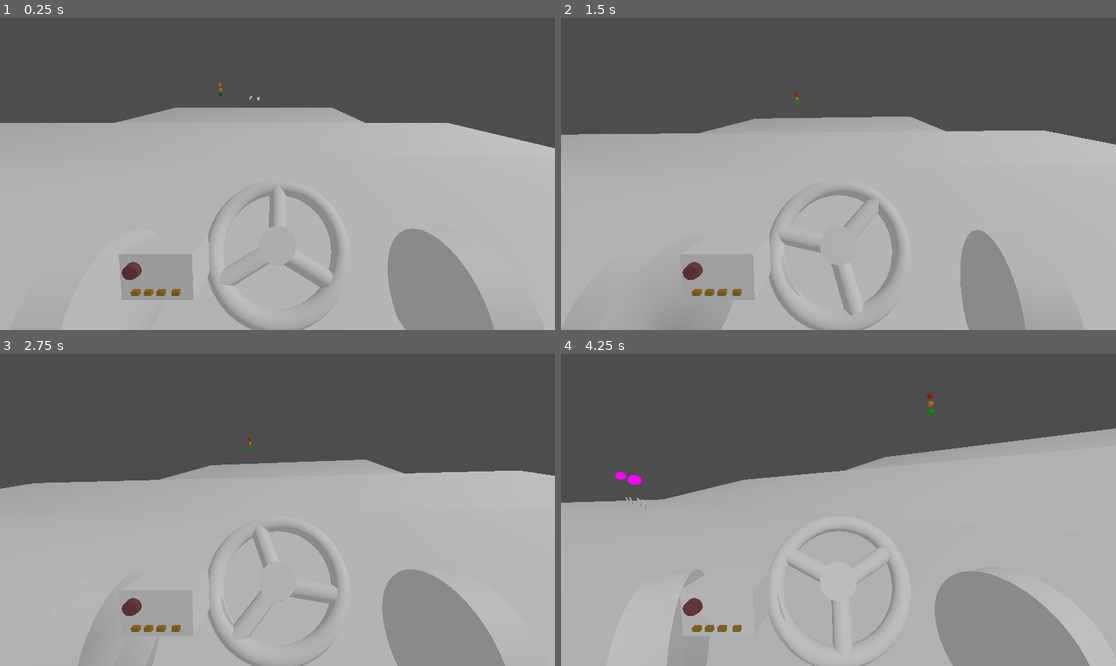
Above: before the commit, frames 1-4 (two rows, left to right).
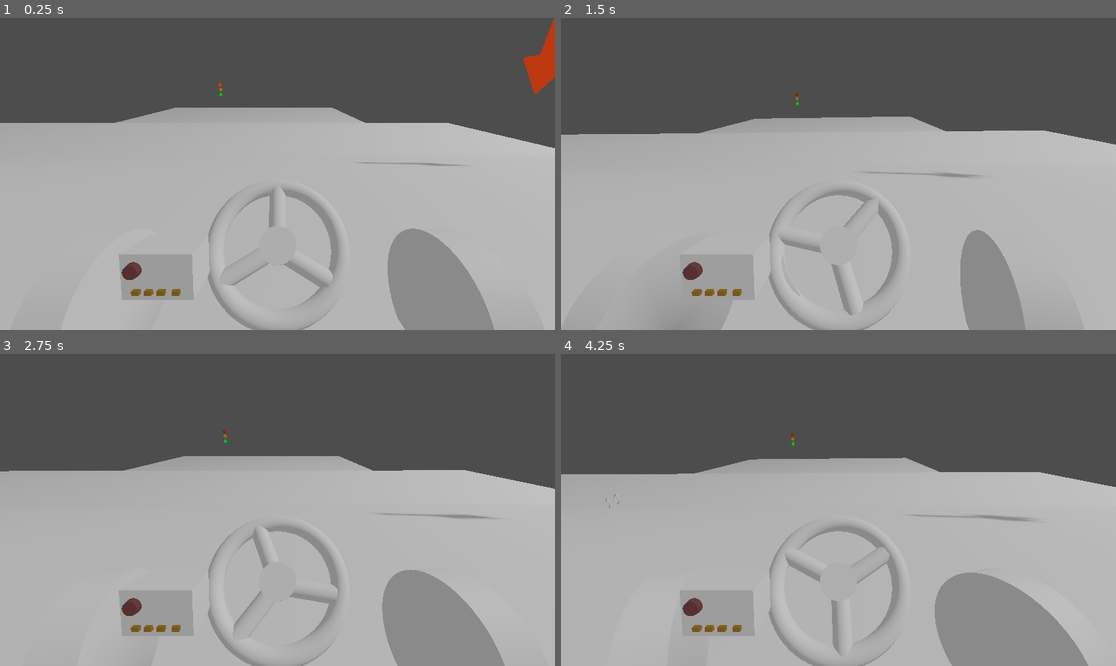
Above: after the commit, the same moments.

Repository: Lievven/connections
Game: Godot game, scene res://test_scene.tscn
The game is run twice, just before and just after one commit, with the same random seed, the same clock (stepped at 60 frames per second) and the same inputs.
Inputs (mouse positions are in pixels of both pictures, inside the frame that each line leads up to):
- Up to frame 1 (0.25 s): no input
- Up to frame 2 (1.5 s): move the mouse to (960, 158) at 0.52 s; hold Right 0.53-1.28 s; hold Ctrl (break) 0.53-1.28 s; click (960, 158) at 0.67 s; move the mouse to (727, 189) at 1.27 s; hold Down (ui_down) from 1.28 s (still down); tap Ctrl (break) at 1.35 s
- Up to frame 3 (2.75 s): move the mouse to (333, 441) at 2.02 s; release Down (ui_down) at 2.03 s; hold Right from 2.03 s (still down); hold Ctrl (break) from 2.03 s (still down)
- Up to frame 4 (4.25 s): move the mouse to (810, 572) at 2.77 s; release Right at 2.78 s; release Ctrl (break) at 2.78 s; hold Space (accelerate) 2.78-3.53 s; tap Ctrl (break) at 2.85 s; click (810, 572) at 2.92 s; move the mouse to (1005, 556) at 3.52 s; hold Left from 3.53 s (still down); hold Ctrl (break) from 3.53 s (still down)

The runs differ from the first frame. In frame 1, 0.7% of the frame differs, in the area x 39-100%, y 0-48%; in frame 2, 0.1%; in frame 3, 3.2%; in frame 4, 8.6%, in the area x 0-100%, y 12-100%.

Commit message:
Reworked bike braking system, added checkpoints

Diff:
--- a/bike_spawner.gd
+++ b/bike_spawner.gd
@@ -3,6 +3,7 @@
 
 @export var entry_path: ChoicePath
 @export var bike_scene: PackedScene
+@export var spawn_cooldown: float = 1
 
 var spawn_timer = 0
 
@@ -13,7 +14,7 @@
 		return
 	if not has_overlapping_bodies():
 		spawn_bike()
-		spawn_timer = 1
+		spawn_timer = spawn_cooldown
 
 
 func spawn_bike():
--- a/bike_spawner.tscn
+++ b/bike_spawner.tscn
@@ -8,3 +8,4 @@
 collision_mask = 8
 script = ExtResource("1_0fhwy")
 bike_scene = ExtResource("2_o0hno")
+spawn_cooldown = 2.0
--- /dev/null
+++ b/checkpoint.gd
@@ -0,0 +1,34 @@
+class_name Checkpoint
+extends Area3D
+
+@export var next_checkpoint: Checkpoint
+@export var is_active = false
+
+
+func _ready()-> void:
+	visible = false
+	if is_active:
+		activate_checkpoint()
+
+
+func activate_checkpoint():
+	is_active = true
+	visible = true
+	var arrow_hover = get_tree().create_tween()
+	arrow_hover.set_ease(Tween.EASE_IN_OUT)
+	arrow_hover.set_trans(Tween.TRANS_QUAD)
+	arrow_hover.tween_property($Arrow, "position", Vector3(0, 5, 0), 1.2)
+	arrow_hover.tween_property($Arrow, "position", Vector3(0, 0, 0), 1.2)
+	arrow_hover.set_loops()
+	arrow_hover.bind_node(self)
+
+
+func _on_body_entered(body: Node3D) -> void:
+	if not is_active:
+		return
+
+	if next_checkpoint:
+		next_checkpoint.activate_checkpoint()
+		queue_free()
+
+	print("WE HAVE A WINNER")
--- /dev/null
+++ b/checkpoint.tscn
@@ -0,0 +1,29 @@
+[gd_scene format=3 uid="uid://hqh8o2gdyqi"]
+
+[ext_resource type="Material" uid="uid://cc1rverjnfna8" path="res://checkpoint_arrow_material.tres" id="1_luqgl"]
+[ext_resource type="Script" uid="uid://dbu3o3jdea6cg" path="res://checkpoint.gd" id="1_r6hke"]
+
+[sub_resource type="CylinderMesh" id="CylinderMesh_njsvn"]
+top_radius = 1.0
+bottom_radius = 0.0
+
+[sub_resource type="CylinderMesh" id="CylinderMesh_luqgl"]
+top_radius = 0.4
+bottom_radius = 0.4
+height = 4.0
+
+[node name="Checkpoint" type="Area3D" unique_id=217588542]
+collision_layer = 0
+collision_mask = 4
+script = ExtResource("1_r6hke")
+
+[node name="Arrow" type="MeshInstance3D" parent="." unique_id=682527173]
+mesh = SubResource("CylinderMesh_njsvn")
+surface_material_override/0 = ExtResource("1_luqgl")
+
+[node name="MeshInstance3D" type="MeshInstance3D" parent="Arrow" unique_id=531838497]
+transform = Transform3D(1, 0, 0, 0, 1, 0, 0, 0, 1, 0, 2.4, 0)
+mesh = SubResource("CylinderMesh_luqgl")
+surface_material_override/0 = ExtResource("1_luqgl")
+
+[connection signal="body_entered" from="." to="." method="_on_body_entered"]
--- /dev/null
+++ b/checkpoint_arrow_material.tres
@@ -0,0 +1,7 @@
+[gd_resource type="StandardMaterial3D" format=3 uid="uid://cc1rverjnfna8"]
+
+[resource]
+albedo_color = Color(0.68, 0.20060006, 0.06800002, 1)
+emission_enabled = true
+emission = Color(0.6784314, 0.2, 0.06666667, 1)
+emission_energy_multiplier = 0.5
--- a/choice_path.gd
+++ b/choice_path.gd
@@ -3,11 +3,15 @@
 
 @export var traffic_light: TrafficLight
 @export var connections: Array[ChoicePath]
-@export var entry_points: Array[int]
 @export var bake_interval: float = 3.0
 @export var max_bikes = 0
 
 var bikes_inside = 0
+
+var last_bike: CharacterBike = null
+
+# DEPRECATED
+var entry_points: Array[int]
 
 
 func _ready() -> void:
@@ -16,6 +20,14 @@
 
 func is_occupied() -> bool:
 	return max_bikes > 0 and bikes_inside >= max_bikes
+
+
+func register_bike(new_bike: CharacterBike) -> CharacterBike:
+	var previous_bike = last_bike
+	last_bike = new_bike
+	if previous_bike:
+		return previous_bike
+	return null
 
 
 func stop_bike(target_point: Vector3) -> bool:
@@ -74,6 +86,7 @@
 	return traffic_light.state != TrafficLight.StopLight.RED
 
 
+# DEPRECATED
 func get_closest_entry(point: Vector3) -> int:
 	var closest_entry = null
 	var entry_distance = INF
--- a/test_scene.tscn
+++ b/test_scene.tscn
@@ -1,9 +1,7 @@
 [gd_scene format=3 uid="uid://bvd6yq4ljpman"]
 
-[ext_resource type="PackedScene" uid="uid://cgcsce65t5trh" path="res://vehicles/car_body.tscn" id="1_uhqqe"]
-[ext_resource type="PackedScene" uid="uid://bv6dy8wlbfkvf" path="res://vehicles/car_physics.tscn" id="2_ia1lp"]
 [ext_resource type="PackedScene" uid="uid://c4845dvr05npt" path="res://vehicles/vehicle_body.tscn" id="3_sasra"]
-[ext_resource type="PackedScene" uid="uid://w6slt0xag2uf" path="res://vehicles/bike.tscn" id="4_coq8p"]
+[ext_resource type="PackedScene" uid="uid://hqh8o2gdyqi" path="res://checkpoint.tscn" id="5_2nij2"]
 [ext_resource type="Script" uid="uid://b3i36872q1ksy" path="res://choice_path.gd" id="6_7cbxl"]
 [ext_resource type="PackedScene" uid="uid://bq72yucdwefcj" path="res://bike_spawner.tscn" id="6_8pr8v"]
 [ext_resource type="PackedScene" uid="uid://duwyyuvh5oc7d" path="res://traffic_light.tscn" id="7_8pr8v"]
@@ -48,10 +46,17 @@
 
 [sub_resource type="Curve3D" id="Curve3D_vr1i5"]
 _data = {
-"points": PackedVector3Array(0, 0, 0, 0, 0, 0, 0, 0, 0, 0, 0, 0, 0, 0, 0, -65, 1, -5, 0, 0, 0, 0, 0, 0, -51, 1, 60, 0, 0, 0, 0, 0, 0, 5, 1, 89),
+"points": PackedVector3Array(0, 0, 0, 0, 0, 0, -54, 0, -14, 0, 0, 0, 0, 0, 0, -65, 1, -5, 0, 0, 0, 0, 0, 0, -51, 1, 60, 0, 0, 0, 0, 0, 0, 5, 1, 89),
 "tilts": PackedFloat32Array(0, 0, 0, 0)
 }
 point_count = 4
+
+[sub_resource type="Curve3D" id="Curve3D_coq8p"]
+_data = {
+"points": PackedVector3Array(0, 0, 0, 0, 0, 0, 0, 0, 0, 0, 0, 0, 0, 0, 0, -24.03187, 6.6499863, 4.747452, 0, 0, 0, 0, 0, 0, -37.91331, -3.3049736, 0.38732147),
+"tilts": PackedFloat32Array(0, 0, 0)
+}
+point_count = 3
 
 [sub_resource type="CylinderShape3D" id="CylinderShape3D_buypi"]
 height = 5.0
@@ -61,6 +66,10 @@
 height = 10.0
 radius = 5.0
 
+[sub_resource type="CylinderShape3D" id="CylinderShape3D_2nij2"]
+height = 20.0
+radius = 5.0
+
 [node name="Node3D" type="Node3D" unique_id=858228603]
 
 [node name="Node3D" type="Node3D" parent="." unique_id=1863484585]
@@ -116,12 +125,6 @@
 
 [node name="MeshInstance3D" type="MeshInstance3D" parent="Node3D/StaticBody3D5" unique_id=1723058452]
 mesh = SubResource("PlaneMesh_ia1lp")
-
-[node name="CarBody" parent="." unique_id=952131387 instance=ExtResource("1_uhqqe")]
-transform = Transform3D(1, 0, 0, 0, 1, 0, 0, 0, 1, -9, 12.482014, 38.84033)
-
-[node name="CarPhysics" parent="." unique_id=2122341670 instance=ExtResource("2_ia1lp")]
-transform = Transform3D(-1.0000001, 0, -2.9802322e-08, 0, 1, 0, 2.9802322e-08, 0, -1.0000001, 8, 9.302689, -32.86922)
 
 [node name="WorldEnvironment" type="WorldEnvironment" parent="." unique_id=1799325901]
 environment = SubResource("Environment_ia1lp")
@@ -138,15 +141,11 @@
 [node name="Camera3D" type="Camera3D" parent="VehicleBody3D" unique_id=72373042]
 transform = Transform3D(-1, -7.619396e-09, 8.70901e-08, 0, 0.99619466, 0.08715573, -8.742278e-08, 0.08715573, -0.99619466, 0, 1, 0)
 
-[node name="Bike" parent="." unique_id=469826072 instance=ExtResource("4_coq8p")]
-transform = Transform3D(1, 0, 0, 0, 1, 0, 0, 0, 1, 16, 9, 44)
-
 [node name="ChoicePath" type="Path3D" parent="." unique_id=1315854618 node_paths=PackedStringArray("connections")]
 transform = Transform3D(1, 0, 0, 0, 1, 0, 0, 0, 1, 0, 8, 39)
 curve = SubResource("Curve3D_8pr8v")
 script = ExtResource("6_7cbxl")
 connections = [NodePath("ChoicePath4"), NodePath("ChoicePath2")]
-entry_points = Array[int]([0])
 metadata/_custom_type_script = "uid://b3i36872q1ksy"
 
 [node name="ChoicePath4" type="Path3D" parent="ChoicePath" unique_id=747784266 node_paths=PackedStringArray("connections")]
@@ -154,7 +153,6 @@
 curve = SubResource("Curve3D_rpuu0")
 script = ExtResource("6_7cbxl")
 connections = [NodePath("../ChoicePath")]
-entry_points = Array[int]([0])
 max_bikes = 3
 metadata/_custom_type_script = "uid://b3i36872q1ksy"
 
@@ -163,8 +161,7 @@
 curve = SubResource("Curve3D_buypi")
 script = ExtResource("6_7cbxl")
 traffic_light = NodePath("../../TrafficLight")
-connections = [NodePath("../ChoicePath3")]
-entry_points = Array[int]([0])
+connections = [NodePath("../ChoicePath5")]
 metadata/_custom_type_script = "uid://b3i36872q1ksy"
 
 [node name="ChoicePath2" type="Path3D" parent="ChoicePath" unique_id=1126348419 node_paths=PackedStringArray("connections")]
@@ -172,14 +169,19 @@
 curve = SubResource("Curve3D_njel3")
 script = ExtResource("6_7cbxl")
 connections = [NodePath("../ChoicePath3")]
-entry_points = Array[int]([0])
 metadata/_custom_type_script = "uid://b3i36872q1ksy"
 
 [node name="ChoicePath3" type="Path3D" parent="ChoicePath" unique_id=1012526824]
 transform = Transform3D(1, 0, 0, 0, 1, 0, 0, 0, 1, 31, -6, -114)
 curve = SubResource("Curve3D_vr1i5")
 script = ExtResource("6_7cbxl")
-entry_points = Array[int]([0, 1])
+metadata/_custom_type_script = "uid://b3i36872q1ksy"
+
+[node name="ChoicePath5" type="Path3D" parent="ChoicePath" unique_id=1034848467 node_paths=PackedStringArray("connections")]
+transform = Transform3D(1, 0, 0, 0, 1, 0, 0, 0, 1, 26, 0, -135)
+curve = SubResource("Curve3D_coq8p")
+script = ExtResource("6_7cbxl")
+connections = [NodePath("../ChoicePath3")]
 metadata/_custom_type_script = "uid://b3i36872q1ksy"
 
 [node name="BikeSpawner" parent="ChoicePath" unique_id=1282200984 node_paths=PackedStringArray("entry_path") instance=ExtResource("6_8pr8v")]
@@ -189,9 +191,6 @@
 [node name="CollisionShape3D" type="CollisionShape3D" parent="ChoicePath/BikeSpawner" unique_id=1705509138]
 shape = SubResource("CylinderShape3D_buypi")
 
-[node name="Camera3D" type="Camera3D" parent="." unique_id=1858044562]
-transform = Transform3D(1, 0, 0, 0, 0.9659259, 0.25881907, 0, -0.25881907, 0.9659258, 0, 19, 50)
-
 [node name="TrafficLight" parent="." unique_id=1422616034 node_paths=PackedStringArray("blocked_intersection") instance=ExtResource("7_8pr8v")]
 transform = Transform3D(1, 0, 0, 0, 1, 0, 0, 0, 1, 6, 9, 0)
 blocked_intersection = NodePath("Area3D")
@@ -202,3 +201,38 @@
 [node name="CollisionShape3D" type="CollisionShape3D" parent="TrafficLight/Area3D" unique_id=766161198]
 transform = Transform3D(1, 0, 0, 0, 1, 0, 0, 0, 1, -6, 0, -1)
 shape = SubResource("CylinderShape3D_8pr8v")
+
+[node name="Checkpoint" parent="." unique_id=217588542 node_paths=PackedStringArray("next_checkpoint") instance=ExtResource("5_2nij2")]
+transform = Transform3D(1, 0, 0, 0, 1, 0, 0, 0, 1, 30, 9, 22)
+next_checkpoint = NodePath("../Checkpoint2")
+is_active = true
+
+[node name="CollisionShape3D" type="CollisionShape3D" parent="Checkpoint" unique_id=1927727473]
+transform = Transform3D(1, 0, 0, 0, 1, 0, 0, 0, 1, 0, -6, 0)
+shape = SubResource("CylinderShape3D_2nij2")
+
+[node name="Checkpoint2" parent="." unique_id=18349808 node_paths=PackedStringArray("next_checkpoint") instance=ExtResource("5_2nij2")]
+transform = Transform3D(1, 0, 0, 0, 1, 0, 0, 0, 1, -17, 7, -34)
+next_checkpoint = NodePath("../Checkpoint3")
+
+[node name="CollisionShape3D" type="CollisionShape3D" parent="Checkpoint2" unique_id=1653206650]
+transform = Transform3D(1, 0, 0, 0, 1, 0, 0, 0, 1, 0, -6, 0)
+shape = SubResource("CylinderShape3D_2nij2")
+
+[node name="Checkpoint3" parent="." unique_id=1663929540 node_paths=PackedStringArray("next_checkpoint") instance=ExtResource("5_2nij2")]
+transform = Transform3D(1, 0, 0, 0, 1, 0, 0, 0, 1, 30, 7, -64)
+next_checkpoint = NodePath("../Checkpoint4")
+
+[node name="CollisionShape3D" type="CollisionShape3D" parent="Checkpoint3" unique_id=874815337]
+transform = Transform3D(1, 0, 0, 0, 1, 0, 0, 0, 1, 0, -6, 0)
+shape = SubResource("CylinderShape3D_2nij2")
+
+[node name="Checkpoint4" parent="." unique_id=869877509 instance=ExtResource("5_2nij2")]
+transform = Transform3D(1, 0, 0, 0, 1, 0, 0, 0, 1, -32, 13, 36)
+
+[node name="CollisionShape3D" type="CollisionShape3D" parent="Checkpoint4" unique_id=1908106947]
+transform = Transform3D(1, 0, 0, 0, 1, 0, 0, 0, 1, 0, -6, 0)
+shape = SubResource("CylinderShape3D_2nij2")
+
+[node name="Camera3D" type="Camera3D" parent="." unique_id=1858044562]
+transform = Transform3D(1, 0, 0, 0, 0.9659259, 0.25881907, 0, -0.25881907, 0.9659258, 0, 19, 50)
--- a/traffic_light.tscn
+++ b/traffic_light.tscn
@@ -17,7 +17,8 @@
 
 [sub_resource type="StandardMaterial3D" id="StandardMaterial3D_w8rcp"]
 albedo_color = Color(0, 0.27, 0, 1)
-emission = Color(0, 0.4392157, 0, 1)
+emission_enabled = true
+emission = Color(0, 0.68, 0, 1)
 
 [node name="TrafficLight" type="Node3D" unique_id=1422616034]
 script = ExtResource("1_4ucqr")
--- a/vehicles/character_bike.gd
+++ b/vehicles/character_bike.gd
@@ -5,48 +5,60 @@
 @export var max_speed: float = 10
 @export var acceleration: float = 3
 @export var target_path: ChoicePath
+@export var follow_distance: float = 5
 var speed: float = 0
-var baked_curve: PackedVector3Array
-var target_index: int = 0
 var target_point: Vector3
+
+var path_follow: PathFollow3D
+var follows_bike: CharacterBike
 
 
 func _ready() -> void:
-	target_path.curve.bake_interval = target_path.bake_interval
-	baked_curve = target_path.curve.get_baked_points()
-	target_point = baked_curve.get(0) + target_path.global_position
+	path_follow = PathFollow3D.new()
+	follows_bike = target_path.register_bike(self)
+	target_path.add_child(path_follow)
 
 
 func _process(delta: float) -> void:
-	if $Area3D.has_overlapping_bodies() or target_path.stop_bike(global_position):
+	var path_point = path_follow.global_position
+	path_point.y = global_position.y
+	if path_point.distance_squared_to(global_position) > 25:
+		break_or_accelerate(delta)
+		return
+
+	var pre_progress = path_follow.progress
+	path_follow.progress += 1
+	if path_follow.progress < pre_progress:
+		assign_new_path()
+
+	if target_path:
+		target_point = path_follow.global_position
+		$Target.global_position = target_point
+		break_or_accelerate(delta)
+
+
+func break_or_accelerate(delta: float):
+	var red_light = target_path.stop_bike(global_position)
+	var distance_to_previous = INF
+	if follows_bike:
+		distance_to_previous = global_position.distance_to(follows_bike.global_position)
+	if red_light or distance_to_previous < follow_distance:
 		speed -= acceleration * delta
 	else:
 		speed += acceleration * delta
 	speed = clampf(speed, 0, max_speed)
 
-	$Target.global_position = target_point
-	var dist = target_point - global_position
-	dist.y = 0
-	if dist.length() > 0.5:
-		return
-
-	target_index += 1
-
-	if target_index >= baked_curve.size():
-		assign_new_path()
-	if not target_path:
-		return
-	target_point = baked_curve.get(target_index) + target_path.global_position
 
 
 func assign_new_path():
 	target_path.enter_exit_bike(false)
+	target_path.remove_child(path_follow)
 	target_path = target_path.get_random_path()
 	if not target_path:
 		queue_free()
 		return
-	target_index = target_path.get_closest_entry(target_point)
-	baked_curve = target_path.curve.get_baked_points()
+	target_path.add_child(path_follow)
+	follows_bike = target_path.register_bike(self)
 	target_path.enter_exit_bike(true)
 
 
@@ -58,7 +70,6 @@
 	rotate_y(rotation_speed * delta * clampf(target_angle, -1, 1))
 
 	velocity += basis.z.normalized() * speed
-
 	move_and_slide()
 
 
@@ -68,6 +79,6 @@
 	if Input.is_key_pressed(KEY_RIGHT):
 		rotate_y(-3 * delta)
 	if Input.is_key_pressed(KEY_UP):
-		velocity += basis.x * 5
+		velocity += basis.z * 5
 	if Input.is_key_pressed(KEY_DOWN):
-		velocity -= basis.x * 5
+		velocity -= basis.z * 5
--- a/vehicles/character_bike.tscn
+++ b/vehicles/character_bike.tscn
@@ -30,7 +30,8 @@
 script = ExtResource("1_42rb3")
 rotation_speed = 20.0
 max_speed = 20.0
-acceleration = 50.0
+acceleration = 100.0
+follow_distance = 8.0
 
 [node name="CollisionShape3D" type="CollisionShape3D" parent="." unique_id=857777649]
 shape = SubResource("CapsuleShape3D_4js54")
Not shown, added: checkpoint.gd.uid
